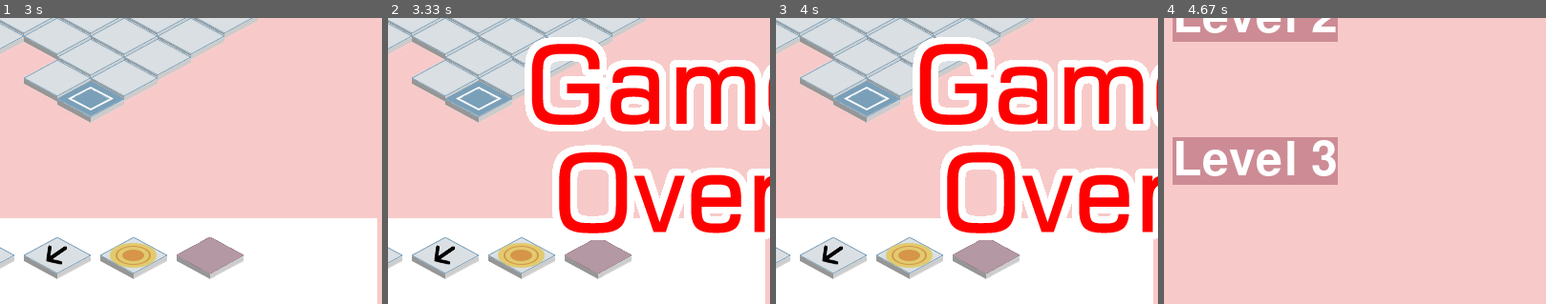
Above: before the commit, frames 1-4 (left to right).
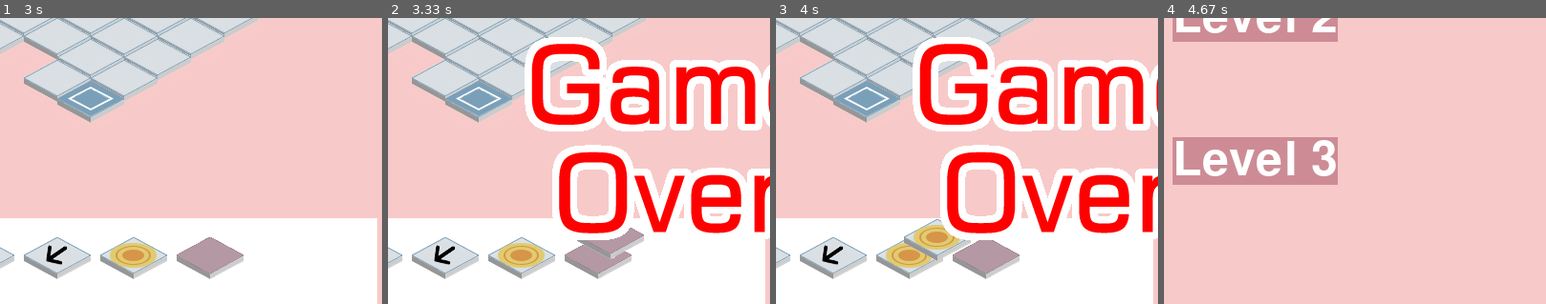
Above: after the commit, the same moments.

Repository: ameliakuang/112TP
Game: pygame game, started from trial/Game.py
The game is run twice, just before and just after one commit, with the same random seed, the same clock (stepped at 60 frames per second) and the same inputs.
Inputs (mouse positions are % of the whole screen's width and height, from its top left):
- Up to frame 1 (3 s): press the mouse at (50, 58) at 0.37 s; move the mouse to (51, 69) at 0.47 s; release the mouse at (53, 80) at 0.6 s; click "Level 1" at 0.85 s; press the mouse at (50, 58) at 1.2 s; move the mouse to (34, 60) at 1.3 s; release the mouse at (18, 62) at 1.43 s; press the mouse at (92, 90) at 2.37 s; move the mouse to (53, 69) at 2.47 s; release the mouse at (13, 47) at 2.6 s
- Up to frame 2 (3.33 s): press the mouse at (92, 90) at 3.03 s; move the mouse to (67, 88) at 3.13 s; release the mouse at (42, 87) at 3.27 s
- Up to frame 3 (4 s): press the mouse at (92, 90) at 3.7 s; move the mouse to (59, 89) at 3.8 s; release the mouse at (26, 88) at 3.93 s
- Up to frame 4 (4.67 s): press the mouse at (6, 8) at 4.37 s; move the mouse to (32, 14) at 4.47 s; release the mouse at (59, 22) at 4.6 s
The pictures show only the part of the screen within x 38-88%, y 50-100%; the shares and areas given below are measured in that part.

Frame 1 is identical in both runs. In frame 2, 0.6% of the frame differs, in the area x 49-67%, y 73-85%; in frame 3, 1.3%, in the area x 33-51%, y 70-85%; in frame 4, nothing differs.

Commit message:
add drag

Diff:
--- a/trial/Board.py
+++ b/trial/Board.py
@@ -18,8 +18,6 @@
 
 
 
-
-
     # first randomly generate tiles,
     # and then use backtracking to generate the board
     '''
@@ -33,17 +31,17 @@
     9: empty spot
     '''
     def generateBoard(self, n, level):
-        if level != 1:
+        board = [[0] * n for row in range(n)]
+        if level == 0:
             return [[-1, 0, 0,0,0],
                     [0, 0, 0,0,0],
                     [8, 0, 0,0,0],
                     [6, 7, 0,0,0],
                     [9, 0, 0,0,1]]
         elif level == 1:
-            board = [[0] * n for row in range(n)]
             board[0][0] = -1
             board[n-1][n-1] = 8
-            # generate two possibilities
+            #  two possibilities
             temp = random.randint(1, 3)
             # two spots for portal tiles
             if(temp == 1):
@@ -51,18 +49,23 @@
                 row_on_last_col = random.randint(1, n-2)
                 board[row_on_0th_col][0] = 9
                 board[row_on_last_col][n-1] = 9
+            # one spot for direction tile on the corner
             elif(temp == 2):
                 board[n-1][0] = 9
+            # two spots for two direction tiles
             else:
                 row_on_0th_col = random.randint(1, n-2)
                 board[row_on_0th_col][0] = 9
                 board[row_on_0th_col][n-1] = 9
             return board
+        elif level == 2:
+            pass
 
-    def draw(self, screen):
-        for row in range(len(self.board)):
-            for col in range(len(self.board[0])):
-                num = self.board[row][col]
+
+    def draw(self, screen, board):
+        for row in range(len(board)):
+            for col in range(len(board[0])):
+                num = board[row][col]
                 # the player position
                 if(num == -1):
                     tile = DireTile(3)
@@ -88,6 +91,7 @@
                     tileRect = tile.rect
                     iso_x, iso_y = utility.mapToIso(row, col, self.cols, self.halfTileWidth, self.halfTileHeight, screen)
                     screen.blit(tileImage, (iso_x, iso_y))
+                # jump
                 elif(num == 6):
                     tile = JumpTile()
                     tileImage = tile.image
--- a/trial/Game.py
+++ b/trial/Game.py
@@ -4,7 +4,6 @@
 from Player import *
 from Tiles import *
 from Control import *
-import os
 import utility
 import copy
 
@@ -72,9 +71,9 @@
         if self.mode == "playGame":
             self.playGameMouseDrag(x, y)
 
-    def mouseRelease(self, x, y):
+    def mouseReleased(self, x, y, screen):
         if self.mode == "playGame":
-            self.playGameMouseRelease(x, y)
+            self.playGameMouseReleased(x, y, screen)
 
     def timerFired(self, dt):
         if (self.mode == "splashScreen"):
@@ -120,13 +119,55 @@
         pos = (x,y)
 
         if self.controlBar.tileRectList[0].collidepoint(pos) or self.dragFlag:
-            print("here")
+            # print(pos)
+            # print(self.controlBar.tileRectList[0])
+            # print("here")
             tile = Tile()
             self.dragFlag = True
-            tile.rect.center = (pos[0]-70/2, pos[1]-44/2)
-            self.objectDragged = (tile, tile.rect.center)
-
-    def playGameMouseRelease(self, x, y, screen):
+            pos = (pos[0] - 70 / 2, pos[1] - 44 / 2)
+            self.objectDragged = (tile, pos)
+
+        elif self.controlBar.tileRectList[1].collidepoint(pos) or self.dragFlag:
+            print("dire", self.controlBar.tileRectList[1])
+            tile = DireTile(1)
+            self.dragFlag = True
+            pos = (pos[0] - 70 / 2, pos[1] - 44 / 2)
+            self.objectDragged = (tile, pos)
+            print(self.objectDragged[0], self.objectDragged[0].type)
+
+        elif self.controlBar.tileRectList[2].collidepoint(pos) or self.dragFlag:
+            tile = DireTile(2)
+            self.dragFlag = True
+            pos = (pos[0] - 70 / 2, pos[1] - 44 / 2)
+            self.objectDragged = (tile, pos)
+
+        elif self.controlBar.tileRectList[3].collidepoint(pos) or self.dragFlag:
+            tile = DireTile(3)
+            self.dragFlag = True
+            pos = (pos[0] - 70 / 2, pos[1] - 44 / 2)
+            self.objectDragged = (tile, pos)
+
+        elif self.controlBar.tileRectList[4].collidepoint(pos) or self.dragFlag:
+            tile = DireTile(4)
+            self.dragFlag = True
+            pos = (pos[0] - 70 / 2, pos[1] - 44 / 2)
+            self.objectDragged = (tile, pos)
+
+        elif self.controlBar.tileRectList[5].collidepoint(pos) or self.dragFlag:
+            tile = PortalTile()
+            self.dragFlag = True
+            pos = (pos[0] - 70 / 2, pos[1] - 44 / 2)
+            self.objectDragged = (tile, pos)
+
+        elif self.controlBar.tileRectList[6].collidepoint(pos) or self.dragFlag:
+            tile = JumpTile()
+            self.dragFlag = True
+            pos = (pos[0] - 70 / 2, pos[1] - 44 / 2)
+            self.objectDragged = (tile, pos)
+
+
+
+    def playGameMouseReleased(self, x, y, screen):
         if self.dragFlag:
             self.dragFlag = False
             # draw the tile on the board
@@ -135,8 +176,6 @@
                 # check legality of putting a tile there
                 if(not self.board[row][col] in range(-1, 9)):
                     self.board[row][col] = self.objectDragged[0].type
-
-
 
     def playGameTimerFired(self, dt):
         if self.player.beginMoving:
@@ -156,7 +195,7 @@
 
     def playGameRedrawAll(self, screen):
         # Draw the board
-        self.boardObject.draw(screen)
+        self.boardObject.draw(screen, self.board)
 
         # Draw the control
         self.controlBar.draw(screen, self.width, self.height)
@@ -164,8 +203,9 @@
         self.resetRect = screen.blit(self.reset.image, (self.reset.rect.x, self.reset.rect.y))
         self.menuRect = screen.blit(self.menu.image, (self.menu.rect.x, self.menu.rect.y))
 
-        if self.dragFlag and self.objectDragged != None:
+        if self.dragFlag:
             screen.blit(self.objectDragged[0].image, self.objectDragged[1])
+            print("what is blitted", self.objectDragged[0])
 
         #Scene
         if(self.scene != None):
--- a/trial/pygamegame.py
+++ b/trial/pygamegame.py
@@ -22,7 +22,7 @@
     def mousePressed(self, x, y):
         pass
 
-    def mouseReleased(self, x, y):
+    def mouseReleased(self, x, y, screen):
         pass
 
     def mouseMotion(self, x, y):
@@ -83,7 +83,7 @@
                     self.mousePressed(*(event.pos))
                 ## Mouse Released from left click
                 elif event.type == pygame.MOUSEBUTTONUP and event.button == 1:
-                    self.mouseReleased(*(event.pos))
+                    self.mouseReleased(*(event.pos), screen)
                 ## Mouse move without clicking
                 elif (event.type == pygame.MOUSEMOTION and
                       event.buttons == (0, 0, 0)):
